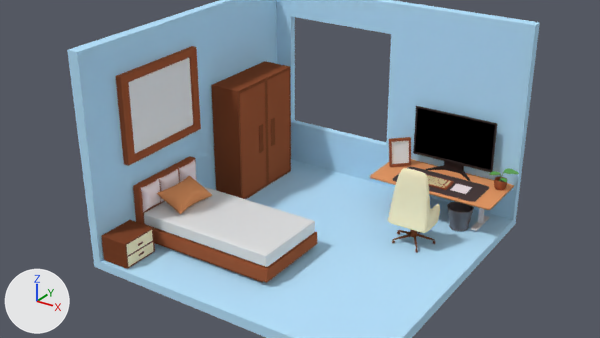
The Blender file Room.blend as it was, and as the next commit left it.
Before and after are seen from the file's camera 'Camera'. The lights are fixed; the arrows at lower left show +X, +Y and +Z.

In view in the first picture: 'Bed Frame', 'Cube', 'Cube.002', 'Cube.003', 'Cube.006', 'Cube.007', 'Mat', 'Monitor', 'Plane.001', 'Pot.001', 'Tab', 'Table Top'.
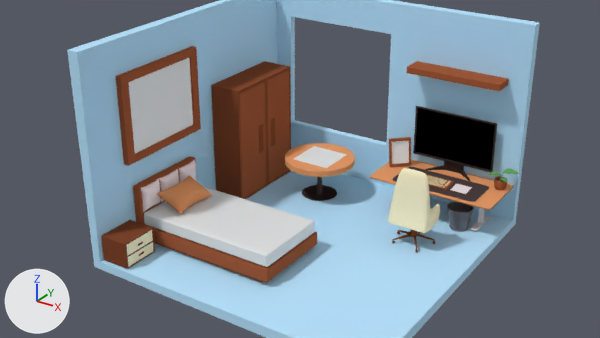
The change, as JSON lines over the scene's bpy script:
```json
{"block": "me_circle", "where": "# used by ob_circle; location = (-22.01, 7.63, 4.32); scale = (3.44, 3.44, 3.44)"}
{"op": "remove", "block": "me_circle", "code": "me_circle.from_pydata(...)  # 32 vertices, 0 faces, 32 loose edges; spans x -1.0..1.0, y -1.0..1.0, z 0.0"}
{"op": "add", "block": "me_circle", "code": "me_circle.from_pydata(...)  # 96 vertices, 66 faces; spans x -0.59..1.41, y -1.67..0.33, z 0.04..0.2"}
{"block": "me_circle", "change": "me_circle part 1: the whole mesh is rebuilt"}
{"op": "add", "block": "me_circle", "code": "me_circle.materials.append(mat_table_top_002)  # orange #e99c68"}
{"op": "add", "block": "me_plane", "code": ["me_plane = bpy.data.meshes.new('Plane')", "me_plane.from_pydata(...)  # 85 vertices, 68 faces; spans x -1.0..1.0, y -1.0..1.0, z 0.0"]}
{"op": "add", "block": "me_cube_013", "code": ["me_cube_013 = bpy.data.meshes.new('Cube.013')", "me_cube_013.from_pydata(...)  # a box spanning x -1.0..1.0, y -1.0..1.0, z -1.0..1.0", "me_cube_013.materials.append(mat_material_006)  # brown #a25939"]}
{"op": "add", "block": "me_cylinder_001", "code": ["me_cylinder_001 = bpy.data.meshes.new('Cylinder.001')", "me_cylinder_001.from_pydata(...)  # 128 vertices, 98 faces; spans x -5.1..5.1, y -5.1..5.1, z -1.0..1.0", "me_cylinder_001.materials.append(mat_material_004)  # dark grey #4e4040"]}
{"op": "set", "path": "ob_circle.location", "old": "(-22.01, 7.63, 4.32)", "new": "(-22.45, 8.18, 4.32)"}
{"op": "add", "block": "ob_plane", "code": ["ob_plane = bpy.data.objects.new('Plane', me_plane)", "ob_plane.location = (-21.0, 5.89, 5.01)", "ob_plane.scale = (1.95, 1.95, 1.95)"]}
{"op": "add", "block": "ob_cube_005", "code": ["ob_cube_005 = bpy.data.objects.new('Cube.005', me_cube_013)", "ob_cube_005.location = (-9.08, 10.14, 14.45)", "ob_cube_005.scale = (4.56, 1.05, 0.303)"]}
{"op": "add", "block": "ob_cylinder_006", "code": ["ob_cylinder_006 = bpy.data.objects.new('Cylinder.006', me_cylinder_001)", "ob_cylinder_006.location = (-21.04, 5.88, 2.75)", "ob_cylinder_006.scale = (0.35, 0.35, 1.7)"]}
```

Location of each change, [x1, y1, x2, y2] in pixels of the pictures (600 x 338 px):
```json
{"object": "Cube.005", "change": "added", "after": [407, 61, 509, 91], "on screen": "brown"}
{"object": "Circle", "change": "now drawn", "after": [285, 143, 355, 177], "on screen": "orange"}
{"object": "Plane", "change": "added", "after": [294, 146, 347, 168]}
{"object": "Cylinder.006", "change": "added", "after": [302, 177, 337, 201]}
```
